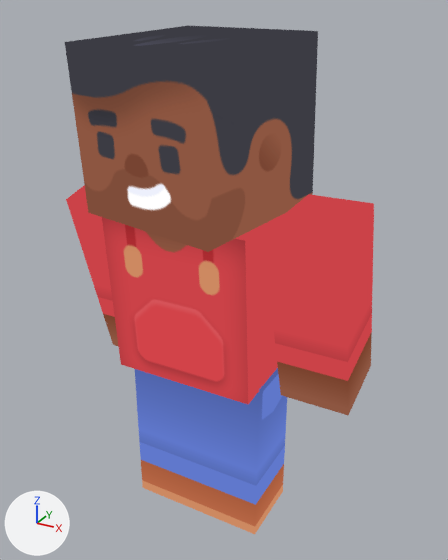
One commit to the glTF model models/character-b.glb: the scene before it, then after it.
Before and after are seen from a 50 mm camera at (1.56, -2.68, 2.81) aimed at (0.04, 0.07, 1.44). Every picture has the same lights, and +X, +Y and +Z are marked at lower left. The first picture is the older version. Both versions are drawn at frame 21 of the action 'idle'; the numbers are the values there.

The first picture shows 'arm-left', 'arm-right', 'head', 'leg-left', 'leg-right', 'torso'.
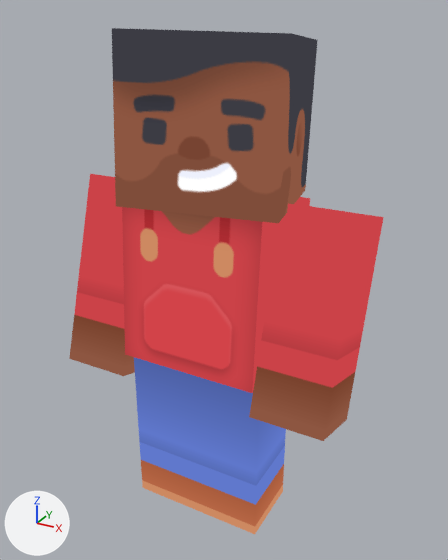
What the commit changed:
Object 'torso' (ob_torso) turns from (3.9, 0, 0) to (-4.3, 0, 0) degrees about x, y and z.
Object 'arm-left' (ob_arm_left) turns from (12, 0, 0) to (-13, 0, 0) degrees about x, y and z.
Object 'arm-right' (ob_arm_right) turns from (12, 0, 0) to (-13, 0, 0) degrees about x, y and z.
Object 'head' (ob_head) turns from (0, 0, -12) to (0, 0, 13) degrees about x, y and z.

Changed parts and their boxes (x1, y1, x2, y2) in the pictures (448 x 560 px):
'head', turned: before (65, 26, 318, 252); after (112, 28, 318, 223)
'torso', turned: before (102, 217, 278, 404); after (122, 197, 310, 393)
'arm-left', turned: before (263, 194, 374, 415); after (249, 204, 384, 441)
'arm-right', turned: before (66, 185, 119, 347); after (69, 174, 135, 376)
